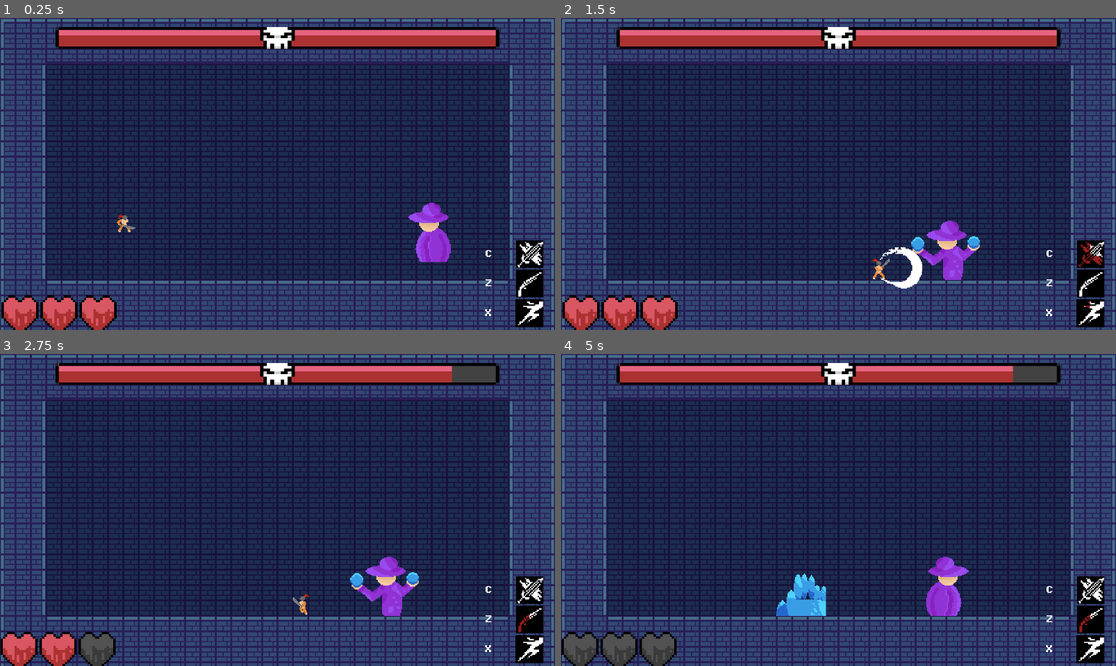
Above: before the commit, frames 1-4 (two rows, left to right).
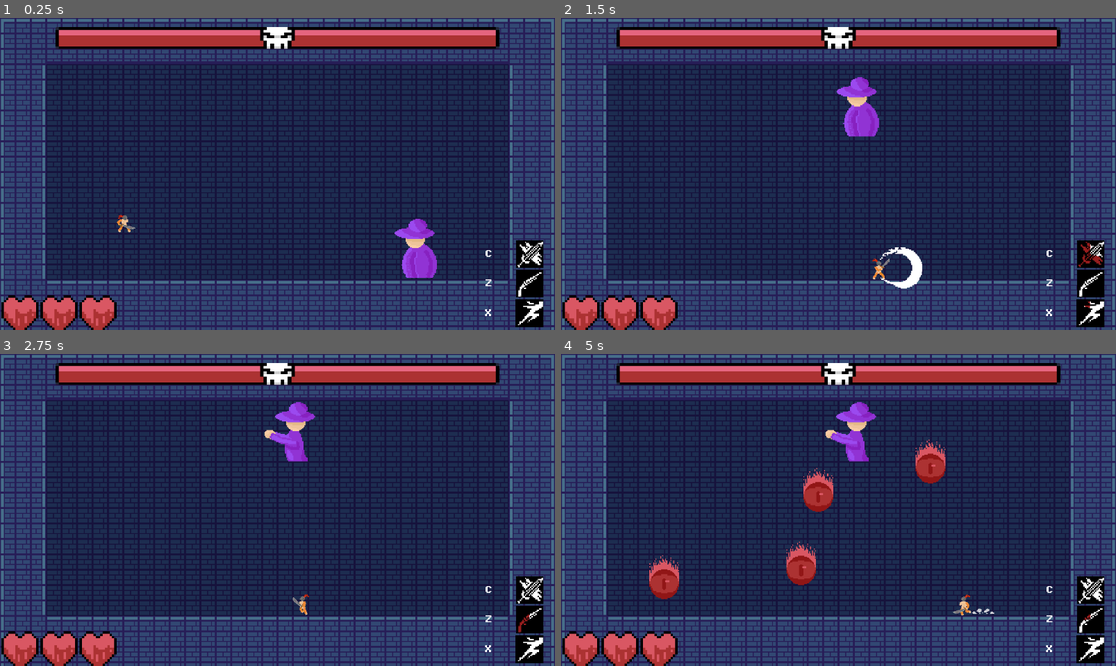
Above: after the commit, the same moments.

Repository: PjotrNik/shefjam
Game: Godot game, scene res://scenes/phase_1_map.tscn
Same seed, same stepped clock (60 frames per second), same inputs: the game is played once before the commit and once after it. This scene is started directly instead of the project's main scene.
Inputs:
- Up to frame 1 (0.25 s): no input
- Up to frame 2 (1.5 s): hold Right (move_right) from 0.53 s (still down); tap X (dash) at 0.6 s; tap Up (jump) at 0.77 s; tap C (melee_attack) at 1.35 s
- Up to frame 3 (2.75 s): tap Up (jump) at 1.52 s; release Right (move_right) at 2.03 s; hold Left (move_left) from 2.03 s (still down); tap Z (ranged_attack) at 2.1 s
- Up to frame 4 (5 s): release Left (move_left) at 2.78 s; hold Right (move_right) 2.78-4.28 s; tap X (dash) at 2.85 s; tap Up (jump) at 3.02, 3.77, 4.52 s; tap C (melee_attack) at 3.6 s; hold Left (move_left) from 4.28 s (still down); tap Z (ranged_attack) at 4.35 s

The runs differ from the first frame. In frame 1, 1.4% of the frame differs, in the area x 71-82%, y 59-84%; in frame 2, 2.1%; in frame 3, 3.3%; in frame 4, 7.1%, in the area x 0-96%, y 2-100%.

Commit message:
Added fire phase 3 attack and fixed bugs

Diff:
--- a/boss.tscn
+++ b/boss.tscn
@@ -28,6 +28,7 @@
 [ext_resource type="Script" path="res://boss_hang.gd" id="26_kw08n"]
 [ext_resource type="Script" path="res://boss_eyes_phase_3.gd" id="27_rdfxm"]
 [ext_resource type="Script" uid="uid://cnuxk46fymksg" path="res://boss_water_phase_3.gd" id="28_cm1kr"]
+[ext_resource type="Script" uid="uid://cmb282rtmkjt1" path="res://boss_fire_phase_3.gd" id="29_akhi5"]
 
 [sub_resource type="CapsuleShape2D" id="CapsuleShape2D_ef0k6"]
 radius = 38.0
@@ -273,6 +274,19 @@
 one_shot = true
 
 [node name="Boss_fire_phase3" type="Node" parent="State_Machine"]
+script = ExtResource("29_akhi5")
+
+[node name="windup" type="Timer" parent="State_Machine/Boss_fire_phase3"]
+one_shot = true
+
+[node name="delay" type="Timer" parent="State_Machine/Boss_fire_phase3"]
+one_shot = true
+
+[node name="attack_delay" type="Timer" parent="State_Machine/Boss_fire_phase3"]
+one_shot = true
+
+[node name="warning_delay" type="Timer" parent="State_Machine/Boss_fire_phase3"]
+one_shot = true
 
 [node name="Attack Slash" type="Node2D" parent="."]
 position = Vector2(119, 0)
@@ -315,5 +329,9 @@
 [connection signal="timeout" from="State_Machine/Boss_water_phase3/delay" to="State_Machine/Boss_water_phase3" method="_on_delay_timeout"]
 [connection signal="timeout" from="State_Machine/Boss_water_phase3/attack_delay" to="State_Machine/Boss_water_phase3" method="_on_attack_delay_timeout"]
 [connection signal="timeout" from="State_Machine/Boss_water_phase3/portal_delay" to="State_Machine/Boss_water_phase3" method="_on_portal_delay_timeout"]
+[connection signal="timeout" from="State_Machine/Boss_fire_phase3/windup" to="State_Machine/Boss_fire_phase3" method="_on_windup_timeout"]
+[connection signal="timeout" from="State_Machine/Boss_fire_phase3/delay" to="State_Machine/Boss_fire_phase3" method="_on_delay_timeout"]
+[connection signal="timeout" from="State_Machine/Boss_fire_phase3/attack_delay" to="State_Machine/Boss_fire_phase3" method="_on_attack_delay_timeout"]
+[connection signal="timeout" from="State_Machine/Boss_fire_phase3/warning_delay" to="State_Machine/Boss_fire_phase3" method="_on_warning_delay_timeout"]
 [connection signal="area_entered" from="Hitbox" to="HealthManager" method="_on_hitbox_area_entered"]
 [connection signal="timeout" from="PhaseFlashTimer" to="." method="_on_phase_flash_timer_timeout"]
--- /dev/null
+++ b/boss_fire_phase_3.gd
@@ -0,0 +1,119 @@
+extends State
+class_name Boss_fire_phase3
+var fire = preload("res://scenes/slash_attack.tscn")
+var warning = preload("res://scenes/fire_warning.tscn")
+var rng
+var order
+var count = 0
+
+func Exit():
+	pass
+
+func Enter():
+	rng = RandomNumberGenerator.new()
+	order = rng.randi_range(0,1)
+	$windup.start()
+	$"../..".change_sprites($"../..".get_phase(),"fire")
+
+func Update(_delta: float):
+	pass
+
+func Physics_Update(_delta: float):
+	pass
+
+func _on_windup_timeout():
+	$"../..".change_sprites($"../..".get_phase(),"attack")
+	$warning_delay.start()
+
+func _on_delay_timeout():
+	Transitioned.emit(self, "Boss_Hang")
+
+func _on_attack_delay_timeout():
+	if order != 1:
+		var y_ax = 245
+		var warn = fire.instantiate()
+		get_tree().root.add_child(warn)
+		warn.global_position = Vector2(382, y_ax)
+		warn = fire.instantiate()
+		get_tree().root.add_child(warn)
+		warn.global_position = Vector2(285, y_ax)
+		warn = fire.instantiate()
+		get_tree().root.add_child(warn)
+		warn.global_position = Vector2(763, y_ax)
+		warn = fire.instantiate()
+		get_tree().root.add_child(warn)
+		warn.global_position = Vector2(865, y_ax)
+	else:
+		var y_ax = 475
+		var warn = fire.instantiate()
+		get_tree().root.add_child(warn)
+		warn.global_position = Vector2(168, y_ax)
+		warn = fire.instantiate()
+		get_tree().root.add_child(warn)
+		warn.global_position = Vector2(298, y_ax)
+		warn = fire.instantiate()
+		get_tree().root.add_child(warn)
+		warn.global_position = Vector2(969, y_ax)
+		warn = fire.instantiate()
+		get_tree().root.add_child(warn)
+		warn.global_position = Vector2(429, y_ax)
+		warn = fire.instantiate()
+		get_tree().root.add_child(warn)
+		warn.global_position = Vector2(565, y_ax)
+		warn = fire.instantiate()
+		get_tree().root.add_child(warn)
+		warn.global_position = Vector2(700, y_ax)
+		warn = fire.instantiate()
+		get_tree().root.add_child(warn)
+		warn.global_position = Vector2(834, y_ax)
+
+	if count == 1:
+		$delay.start()
+	else:
+		count += 1
+		order += 1
+		$warning_delay.start()
+
+
+
+func _on_warning_delay_timeout():
+
+	if order != 1:
+		var y_ax = 245
+		var warn = warning.instantiate()
+		get_tree().root.add_child(warn)
+		warn.global_position = Vector2(382, y_ax)
+		warn = warning.instantiate()
+		get_tree().root.add_child(warn)
+		warn.global_position = Vector2(285, y_ax)
+		warn = warning.instantiate()
+		get_tree().root.add_child(warn)
+		warn.global_position = Vector2(763, y_ax)
+		warn = warning.instantiate()
+		get_tree().root.add_child(warn)
+		warn.global_position = Vector2(865, y_ax)
+	else:
+		var y_ax = 475
+		var warn = warning.instantiate()
+		get_tree().root.add_child(warn)
+		warn.global_position = Vector2(168, y_ax)
+		warn = warning.instantiate()
+		get_tree().root.add_child(warn)
+		warn.global_position = Vector2(298, y_ax)
+		warn = warning.instantiate()
+		get_tree().root.add_child(warn)
+		warn.global_position = Vector2(969, y_ax)
+		warn = warning.instantiate()
+		get_tree().root.add_child(warn)
+		warn.global_position = Vector2(429, y_ax)
+		warn = warning.instantiate()
+		get_tree().root.add_child(warn)
+		warn.global_position = Vector2(565, y_ax)
+		warn = warning.instantiate()
+		get_tree().root.add_child(warn)
+		warn.global_position = Vector2(700, y_ax)
+		warn = warning.instantiate()
+		get_tree().root.add_child(warn)
+		warn.global_position = Vector2(834, y_ax)
+
+	$attack_delay.start()
--- a/boss_water_phase_3.gd
+++ b/boss_water_phase_3.gd
@@ -7,7 +7,7 @@
 var start_pos : Vector2
 
 func Exit():
-	pass
+	count = 0
 
 func Enter():
 	$windup.start()
--- /dev/null
+++ b/scenes/fire_warning.tscn
@@ -0,0 +1,16 @@
+[gd_scene load_steps=3 format=3 uid="uid://s8i67ldoyp78"]
+
+[ext_resource type="Script" uid="uid://crxw2pmtpqrj4" path="res://water_portal.gd" id="1_pscau"]
+[ext_resource type="Texture2D" uid="uid://bu8u7k3f2mqaj" path="res://Sprites/fire_danger_forecast.png" id="2_qco0m"]
+
+[node name="FireWarning" type="Node2D"]
+script = ExtResource("1_pscau")
+
+[node name="Sprite2D" type="Sprite2D" parent="."]
+scale = Vector2(2, 2)
+texture = ExtResource("2_qco0m")
+
+[node name="TTL" type="Timer" parent="."]
+wait_time = 0.5
+
+[connection signal="timeout" from="TTL" to="." method="_on_ttl_timeout"]
--- a/scripts/boss.gd
+++ b/scripts/boss.gd
@@ -5,7 +5,7 @@
 var current_speed = 0
 var direction = 0
 var base_sprite_modulate : Color
-var phase = 1
+var phase = 3
 var flash_count = 0
 var floating = false
 
Binary file added: Sprites/fire_danger_forecast.png
Not shown, added: Sprites/fire_danger_forecast.png.import
Not shown: 1 places in boss.tscn that only renumber resources
Not shown, added: boss_fire_phase_3.gd.uid
Not shown: 1 places in scenes/slash_attack.tscn that only renumber resources
Not shown: 1 places in scenes/water_portal.tscn that only renumber resources
